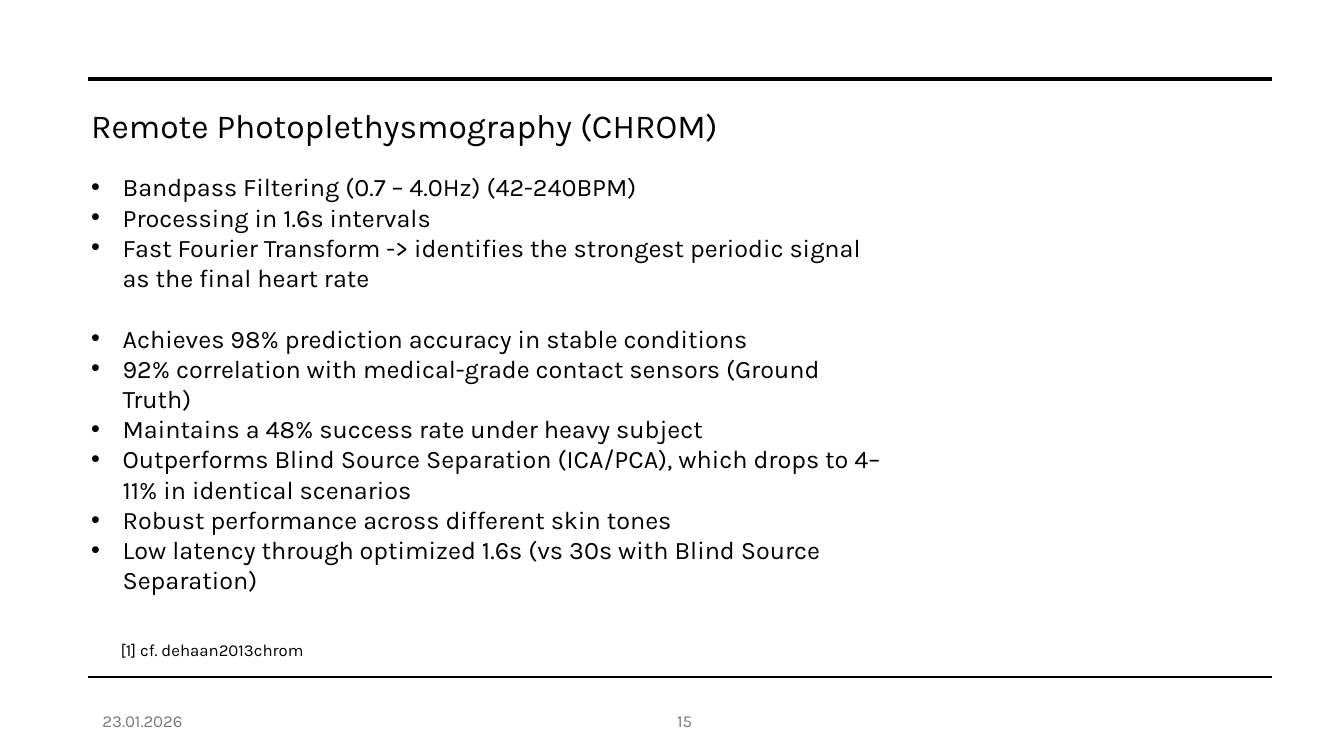
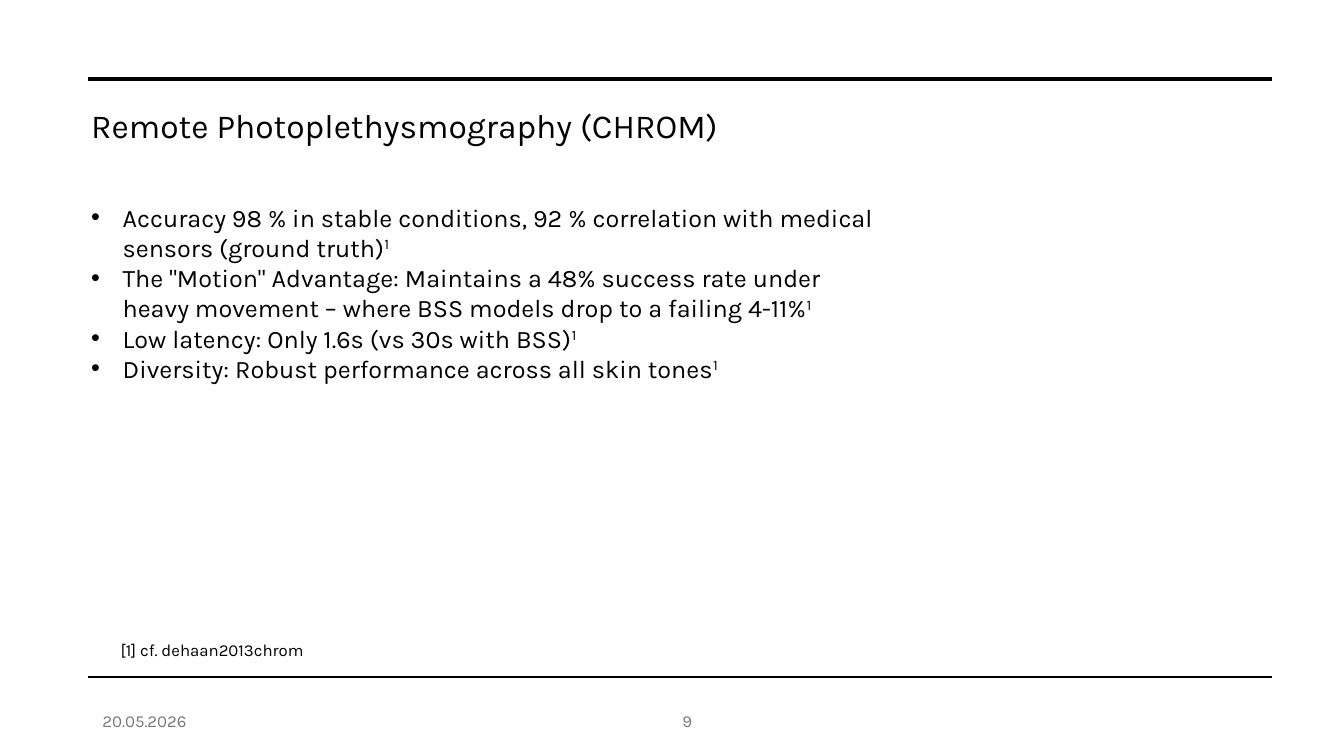
Before and after one commit to fabianprojects/fachseminar2, a slide deck: slide 9 of Vortrag Fachseminar.pptx (slide 15 before the commit). Drawn at 1344x756 pixels with LibreOffice and Linux fonts; fonts in the diff are those of the drawing. Boxes give left, top, right and bottom in pixels: in the first picture for what was removed or moved away, otherwise in the second. Text is boxed around its words. In the diff, an @@ line names an element or a change of style, - is before the commit and + after.

```diff
--- a/Vortrag Fachseminar.pptx
+++ b/Vortrag Fachseminar.pptx
@@ text at <box>123,209,873,384</box>: text changed @@
-• Bandpass Filtering (0.7 – 4.0Hz) (42-240BPM)
-• Processing in 1.6s intervals
-• Fast Fourier Transform -> identifies the strongest periodic signal as the final heart rate
-• Achieves 98% prediction accuracy in stable conditions
-• 92% correlation with medical-grade contact sensors (Ground Truth)
-• Maintains a 48% success rate under heavy subject
-• Outperforms Blind Source Separation (ICA/PCA), which drops to 4–11% in identical scenarios
-• Robust performance across different skin tones
-• Low latency through optimized 1.6s (vs 30s with Blind Source Separation)
+• Accuracy 98 % in stable conditions, 92 % correlation with medical sensors (ground truth)1
+• The "Motion" Advantage: Maintains a 48% success rate under heavy movement – where BSS models drop to a failing 4-11%1
+• Low latency: Only 1.6s (vs 30s with BSS)1
+• Diversity: Robust performance across all skin tones1
@@ text at <box>102,716,186,727</box>: text changed @@
-23.01.2026
+20.05.2026
@@ page number at <box>682,716,692,727</box>: text changed @@
-15
+9
```
Also in this commit, not shown: 21 other slides changed, 8 slides removed, 44 other files.
